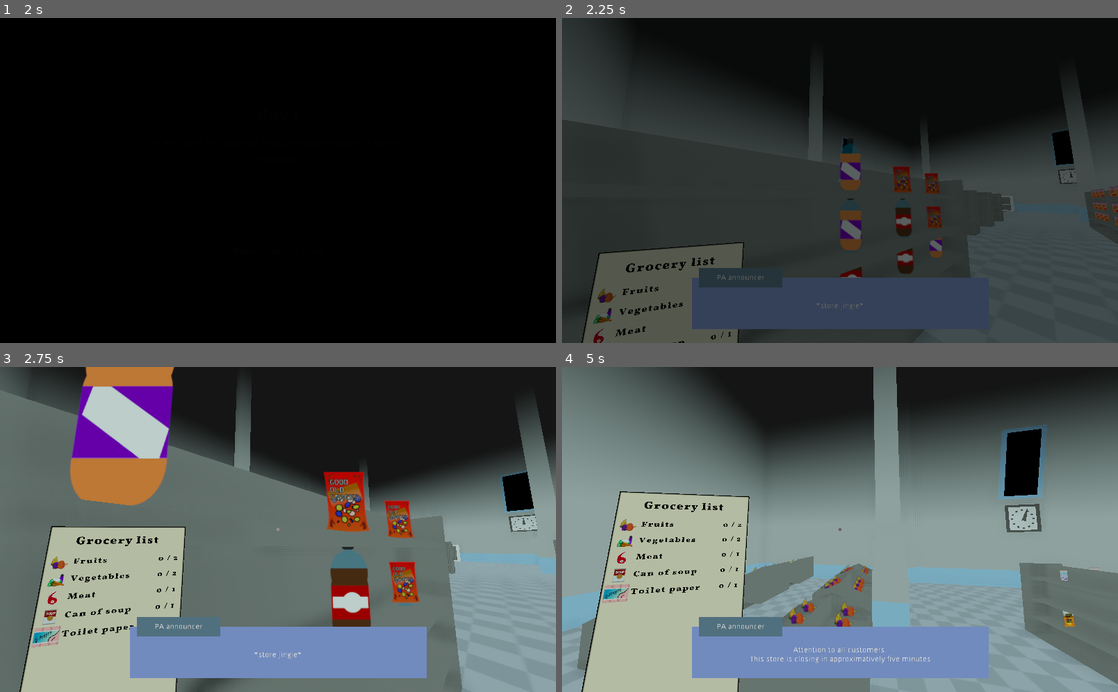
Above: before the commit, frames 1-4 (two rows, left to right).
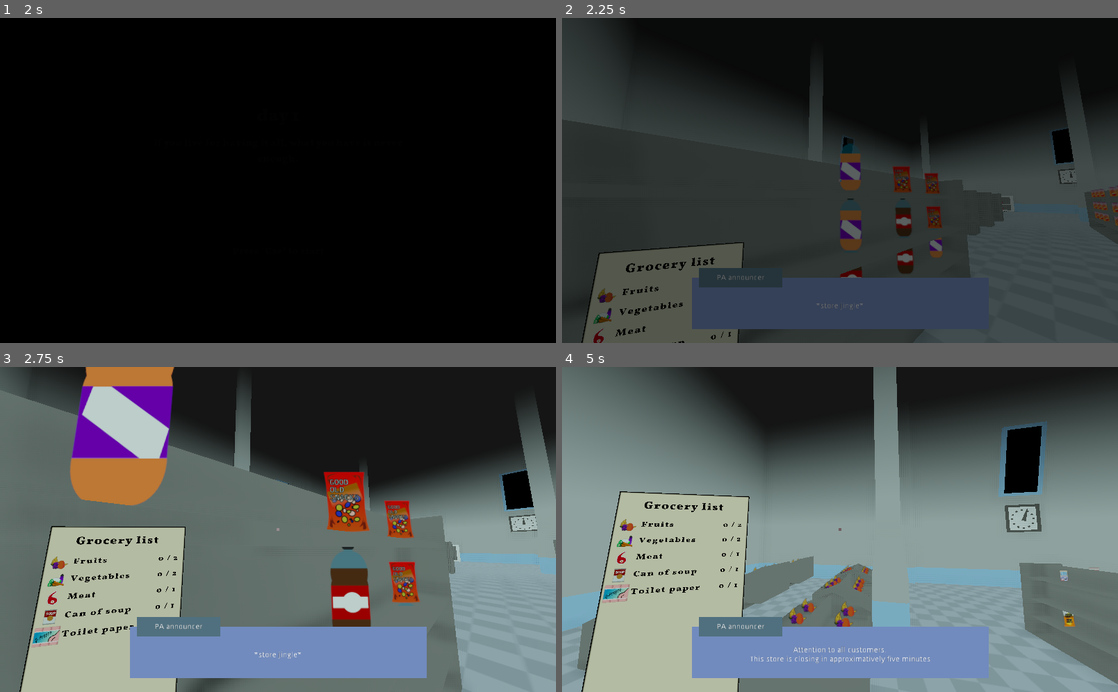
Above: after the commit, the same moments.

Repository: Eptwalabha/ld50
Game: Godot game, scene res://scenes/Level.tscn
The game is run twice, just before and just after one commit, with the same random seed, the same clock (stepped at 60 frames per second) and the same inputs.
Inputs (mouse positions are in pixels of both pictures, inside the frame that each line leads up to):
- Up to frame 1 (2 s): tap Enter (ui_accept) at 0.5 s; move the mouse to (305, 180) at 0.52 s; press the mouse at (305, 180) at 0.53 s; hold W (move_forward) from 0.53 s (still down); tap Space (move_jump) at 0.77, 1.52 s; move the mouse to (250, 180) at 1.27 s; release the mouse at (250, 180) at 1.28 s; tap E at 1.35 s
- Up to frame 2 (2.25 s): keep holding W (move_forward); move the mouse to (851, 174) at 2.02 s; tap Z at 2.1 s
- Up to frame 3 (2.75 s): keep holding W (move_forward)
- Up to frame 4 (5 s): keep holding W (move_forward); move the mouse to (834, 536) at 2.77 s; tap Q at 2.85 s; tap Space (move_jump) at 3.02, 3.77, 4.52 s; move the mouse to (878, 532) at 3.52 s; tap U at 3.6 s; move the mouse to (795, 526) at 4.27 s; tap I at 4.35 s

Frame 1 is identical in both runs. In frame 2, less than 0.1% of the frame differs, in the area x 50-93%, y 33-46%; in frame 3, 0.1%; in frame 4, 0.3%, in the area x 78-88%, y 16-41%.

Commit message:
call to randomize

Diff:
--- a/scenes/autoload.gd
+++ b/scenes/autoload.gd
@@ -188,6 +188,7 @@
 var current_level = 0
 
 func _ready() -> void:
+	randomize()
 	current_config = load_config()
 	apply_config(current_config)
 
--- a/scenes/supermarket/Supermarket.tscn
+++ b/scenes/supermarket/Supermarket.tscn
@@ -566,7 +566,7 @@
 [node name="Ad" type="Spatial" parent="."]
 
 [node name="Big1" parent="Ad" instance=ExtResource( 14 )]
-transform = Transform( 1.96962, 0.347296, 0, -0.347296, 1.96962, 0, 0, 0, 2, -17.3941, 5.32143, -0.00587845 )
+transform = Transform( 1.96962, 0.347296, 0, -0.347296, 1.96962, 0, 0, 0, 2, -17.394, 5.5, 0 )
 
 [node name="AdPanelModel" parent="Ad/Big1" index="0"]
 transform = Transform( 1, 5.96046e-08, 0, -5.96046e-08, 1, 0, 0, 0, 1, 0, 0, 0 )
@@ -576,7 +576,7 @@
 material/0 = SubResource( 8 )
 
 [node name="Big2" parent="Ad" instance=ExtResource( 14 )]
-transform = Transform( -1.96962, -0.347296, -1.74846e-07, -0.347296, 1.96962, 0, 1.72189e-07, 3.03616e-08, -2, 17.3559, 5.32143, -0.00587845 )
+transform = Transform( -1.96962, -0.347296, -1.74846e-07, -0.347296, 1.96962, 0, 1.72189e-07, 3.03616e-08, -2, 17.356, 5.5, 0 )
 
 [node name="AdPanelModel" parent="Ad/Big2" index="0"]
 transform = Transform( 1, 5.96046e-08, 0, -5.96046e-08, 1, 0, 0, 0, 1, 0, 0, 0 )
@@ -585,7 +585,7 @@
 material/0 = SubResource( 8 )
 
 [node name="Big3" parent="Ad" instance=ExtResource( 14 )]
-transform = Transform( -8.60946e-08, -1.51808e-08, 2, -0.347296, 1.96962, 0, -1.96962, -0.347296, -8.74228e-08, -0.019088, 5.32143, 17.0441 )
+transform = Transform( -8.60946e-08, -1.51808e-08, 2, -0.347296, 1.96962, 0, -1.96962, -0.347296, -8.74228e-08, 0, 5.5, 17.044 )
 
 [node name="AdPanelModel" parent="Ad/Big3" index="0"]
 transform = Transform( 1, 5.96046e-08, 0, -5.96046e-08, 1, 0, 0, 0, 1, 0, 0, 0 )
@@ -595,7 +595,7 @@
 material/0 = SubResource( 8 )
 
 [node name="Big4" parent="Ad" instance=ExtResource( 14 )]
-transform = Transform( 2.58284e-07, 4.55424e-08, -2, -0.347296, 1.96962, 0, 1.96962, 0.347296, 2.62268e-07, -0.0190895, 5.32143, -17.3809 )
+transform = Transform( 2.58284e-07, 4.55424e-08, -2, -0.347296, 1.96962, 0, 1.96962, 0.347296, 2.62268e-07, 0, 5.5, -17.381 )
 
 [node name="AdPanelModel" parent="Ad/Big4" index="0"]
 transform = Transform( 1, 5.96046e-08, 0, -5.96046e-08, 1, 0, 0, 0, 1, 0, 0, 0 )
